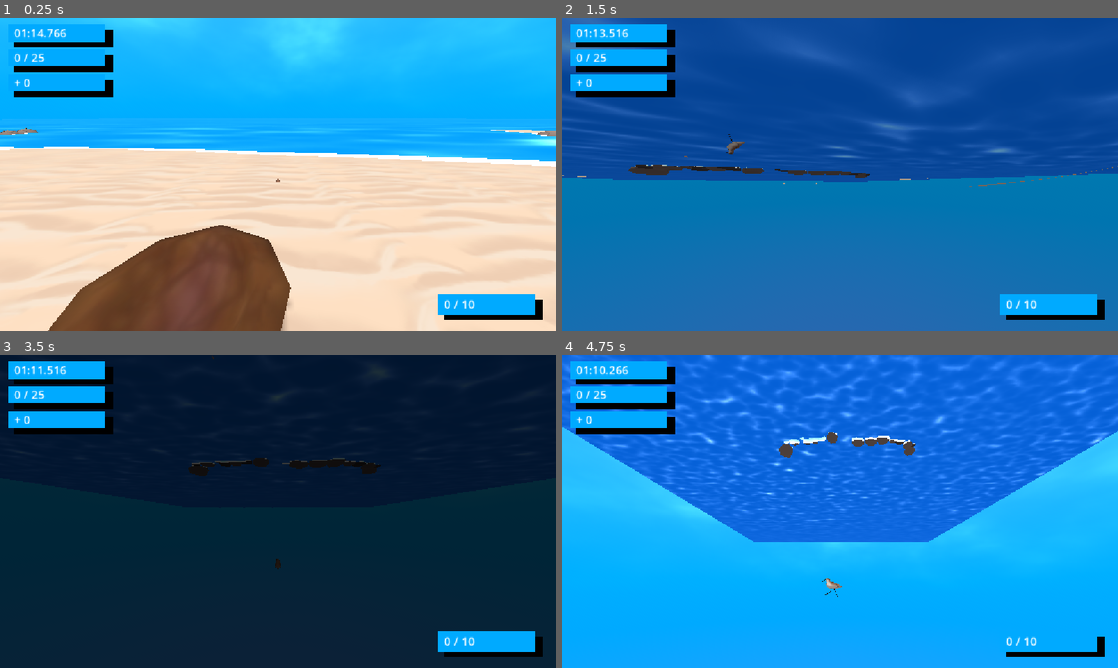
Above: before the commit, frames 1-4 (two rows, left to right).
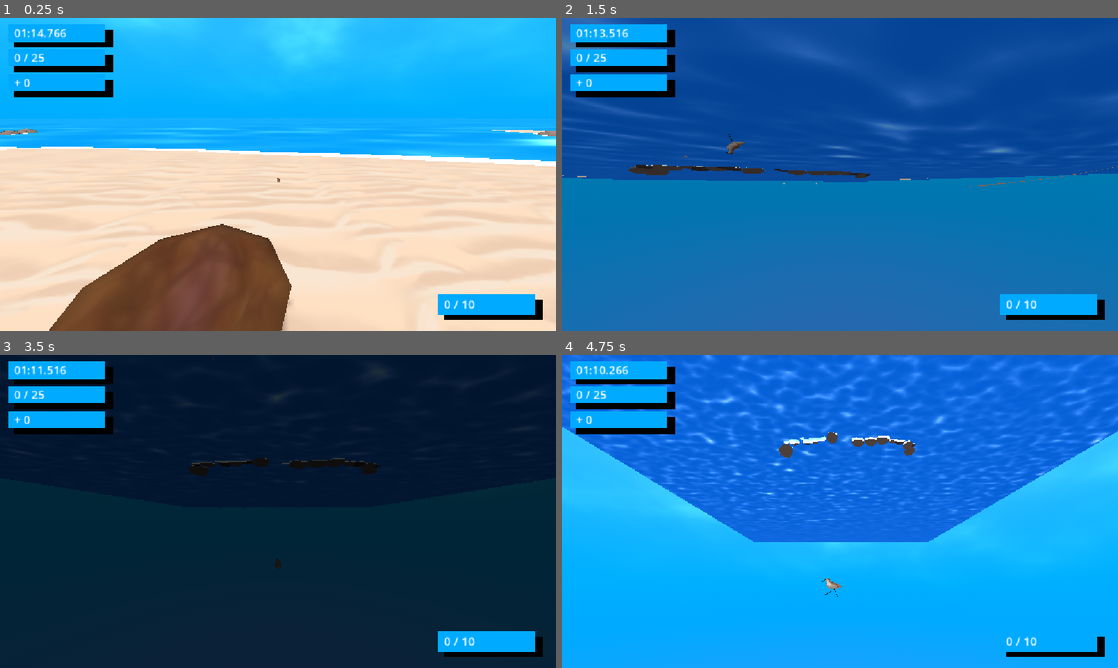
Above: after the commit, the same moments.

Repository: m-2ne-jr/treasuresoftheseaking
Game: Godot game, scene res://Scenes/Main.tscn
Same seed, same stepped clock (60 frames per second), same inputs: the game is played once before the commit and once after it. Sound files missing from this copy of the repository are replaced by a short silence.
Inputs:
- Up to frame 1 (0.25 s): no input
- Up to frame 2 (1.5 s): hold D (move_right) 0.53-1.28 s; tap K (camera_down) at 0.6 s; hold S (move_backward) from 1.28 s (still down); tap J (camera_left) at 1.35 s
- Up to frame 3 (3.5 s): release S (move_backward) at 2.03 s; hold D (move_right) 2.03-2.78 s; tap L (camera_right) at 2.1 s; tap Enter at 2.75 s; hold W (move_forward) from 2.78 s (still down); tap I (camera_up) at 2.85 s
- Up to frame 4 (4.75 s): release W (move_forward) at 3.53 s; hold A (move_left) from 3.53 s (still down); tap X (drop_treasure) at 3.6 s; tap K (camera_down) at 4.35 s

The runs differ from the first frame. In frame 1, 0.2% of the frame differs, in the area x 1-100%, y 35-100%; in frame 2, less than 0.1%; in frame 3, less than 0.1%; in frame 4, less than 0.1%.

Commit message:
Removed magic numbers

Diff:
--- a/Scenes/Main.tscn
+++ b/Scenes/Main.tscn
@@ -461,6 +461,7 @@
 size = Vector3(13.062256, 0.1677, 2.5458984)
 
 [node name="World" type="Node3D"]
+transform = Transform3D(1, 0, 0, 0, 1, 0, 0, 0, 1, -14.081203, 7.5658836, 17.640697)
 
 [node name="WorldEnvironment" type="WorldEnvironment" parent="."]
 environment = SubResource("Environment_50glp")
--- a/Scripts/Components/RagdollComponent.gd
+++ b/Scripts/Components/RagdollComponent.gd
@@ -5,9 +5,11 @@
 
 var is_ragdoll_active := false
 
-var vertical_force := 0.9
-var horizontal_force := 0.3
-var torque := 0.03
+const VERTICAL_FORCE := 0.9
+const HORIZONTAL_FORCE := 0.3
+const TORQUE := 0.03
+const ANGLE_MIN_DEG := -180
+const ANGLE_MAX_DEG := 180
 
 func  _ready() -> void:
 	reset()
@@ -26,14 +28,14 @@
 	is_ragdoll_active = true
 	ragdoll_container.process_mode = Node.PROCESS_MODE_INHERIT
 
-	var impusle_angle := randf_range(-180, 180)
+	var impusle_angle := randf_range(ANGLE_MIN_DEG, ANGLE_MAX_DEG)
 	var impulse_direction := get_impulse_from_angle(deg_to_rad(impusle_angle))
-	var impulse:= (Vector3.UP * vertical_force) + (impulse_direction * horizontal_force)
+	var impulse:= (Vector3.UP * VERTICAL_FORCE) + (impulse_direction * HORIZONTAL_FORCE)
 	ragdoll_container.apply_central_impulse(impulse)
 
-	var torque_angle := randf_range(-180, 180)
+	var torque_angle := randf_range(ANGLE_MIN_DEG, ANGLE_MAX_DEG)
 	var torque_direction := get_impulse_from_angle(deg_to_rad(torque_angle))
-	ragdoll_container.apply_torque_impulse(torque_direction * torque)
+	ragdoll_container.apply_torque_impulse(torque_direction * TORQUE)
 
 func reset():
 	ragdoll_container.process_mode = Node.PROCESS_MODE_DISABLED
--- a/Scripts/PlayerControl/CameraController.gd
+++ b/Scripts/PlayerControl/CameraController.gd
@@ -7,6 +7,8 @@
 var can_move: bool
 
 const CAMERA_MARGIN = 0.01
+const CAMERA_Y_MIN_DEG := -60
+const CAMERA_Y_MAX_DEG := 30
 
 func _ready() -> void:
 	position = get_parent().position + Vector3(0, cam_offset, 0)
@@ -26,7 +28,11 @@
 		input_y = Input.get_axis("camera_left", "camera_right")
 
 	if input_x || input_y:
-		var clamped_x = clamp(global_rotation_degrees.x + input_x * senstivity, -60, 30)
+		var clamped_x = clamp(
+			global_rotation_degrees.x + input_x * senstivity,
+			CAMERA_Y_MIN_DEG,
+			CAMERA_Y_MAX_DEG
+		)
 		global_rotation.x = deg_to_rad(clamped_x)
 		global_rotation.y += deg_to_rad(input_y * senstivity)
 
--- a/Scripts/PlayerControl/PlayerController.gd
+++ b/Scripts/PlayerControl/PlayerController.gd
@@ -15,6 +15,7 @@
 var can_act: bool = true
 
 const ACCELERATION: float = 50
+const DIR_DEADZONE: float = 0.01
 
 signal treasure_drop_requested(speed: float)
 
@@ -49,7 +50,7 @@
 	move_and_slide()
 	animator.set_movement_state(direction)
 
-	if direction.length() > 0.01:
+	if direction.length() > DIR_DEADZONE:
 		rotate_skin_to_direction(Vector2(direction.x, direction.z))
 
 func rotate_skin_to_direction(dir: Vector2):
